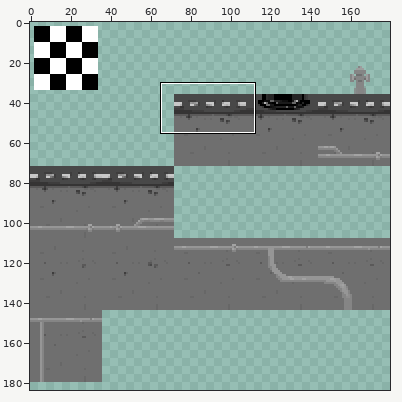
Sprite sheet, stored at tilesets/tst_outside_realworld/output_tileset.png. The picture above shows the old version from afar; the outline marks the close-up.
Close-up. Before:
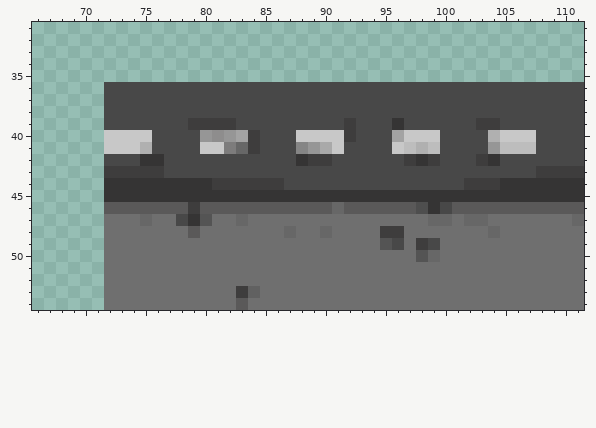
The file is 180x216 pixels. Pixels under 10% opacity are left out. Colours within 5 levels of each other are drawn and written as one. Shown: x 66..111, y 31..54. The wide view leaves out empty margins.
Now the later version:
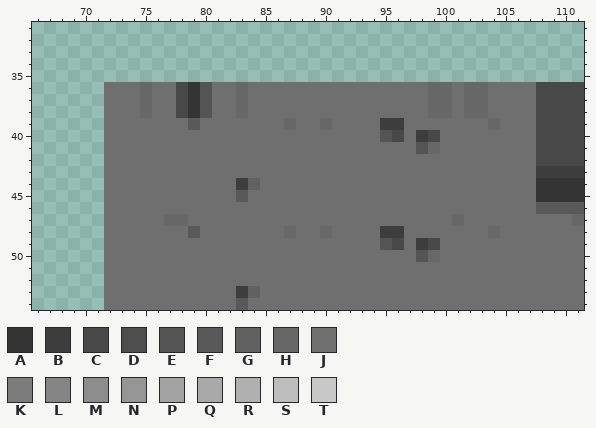
Palette (. is transparent): A #353434  B #3e3d3d  C #484848  D #4e4e4e  E #545454  F #5a5959  G #616161  H #676767  J #6f6f6f  K #7d7c7c  L #858585  M #8e8d8d  N #969696  P #a3a3a3  Q #a9a9a9  R #b0b0b0  S #bdbdbd  T #c8c8c8
Diff:
@@ x 66..111 @@
 35 ..............................................
-36 ......CCCCCCCCCCCCCCCCCCCCCCCCCCCCCCCCCCCCCCCC
-37 ......CCCCCCCCCCCCCCCCCCCCCCCCCCCCCCCCCCCCCCCC
-38 ......CCCCCCCCCCCCCCCCCCCCCCCCCCCCCCCCCCCCCCCC
-39 ......CCCCCCCBBBBCCCCCCCCCBCCCACCCCCCBBCCCCCCC
-40 ......TTTTCCCCNMNPBCCCTTTTBCCCPTTTCCCCRTTTCCCC
-41 ......TTTRCCCCTTKHBCCCLNQTCCCCTSRSCCCCNSSSCCCC
-42 ......CCCAACCCCCCCCCCCABBCCCCCCBABCCCBACCCCCCC
-43 ......BBBBBCCCCCCCCCCCCCCCCCCCCCCCCCCCCCCCBBBB
-44 ......AAAAAAAAABBBBBBCCCCCCCCCCCCCCCBBBAAAAAAA
-45 ......AAAAAAAAAAAAAAAAAAAAAAAAAAAAAAAAAAAAAAAA
-46 ......FFFFFFFBFFFFFFFFFFFHFFFFFFDACFFFFFFFFFFF
-47 ......JJJHJJCAEJJHJJJJJJJJJJJJJJJHHJHHJJJJJJJH
+36 ......JJJHJJCAEJJHJJJJJJJJJJJJJJJHHJHHJJJJCCCC
+37 ......JJJHJJCAEJJHJJJJJJJJJJJJJJJHHJHHJJJJCCCC
+38 ......JJJHJJCAEJJHJJJJJJJJJJJJJJJHHJHHJJJJCCCC
+39 ......JJJJJJJFJJJJJJJHJJHJJJJBBJJJJJJJHJJJCCCC
+40 ......JJJJJJJJJJJJJJJJJJJJJJJECJBCJJJJJJJJCCCC
+41 ......JJJJJJJJJJJJJJJJJJJJJJJJJJEHJJJJJJJJCCCC
+42 ......JJJJJJJJJJJJJJJJJJJJJJJJJJJJJJJJJJJJCCCC
+43 ......JJJJJJJJJJJJJJJJJJJJJJJJJJJJJJJJJJJJBBBB
+44 ......JJJJJJJJJJJBGJJJJJJJJJJJJJJJJJJJJJJJAAAA
+45 ......JJJJJJJJJJJFJJJJJJJJJJJJJJJJJJJJJJJJAAAA
+46 ......JJJJJJJJJJJJJJJJJJJJJJJJJJJJJJJJJJJJFFFF
+47 ......JJJJJHHJJJJJJJJJJJJJJJJJJJJJJHJJJJJJJJJH
 48 ......JJJJJJJFJJJJJJJHJJHJJJJBBJJJJJJJHJJJJJJJ
Pixel boxes of the changes (left, top, right, bottom) in both close-ups:
changed: (104, 82, 536, 226)
